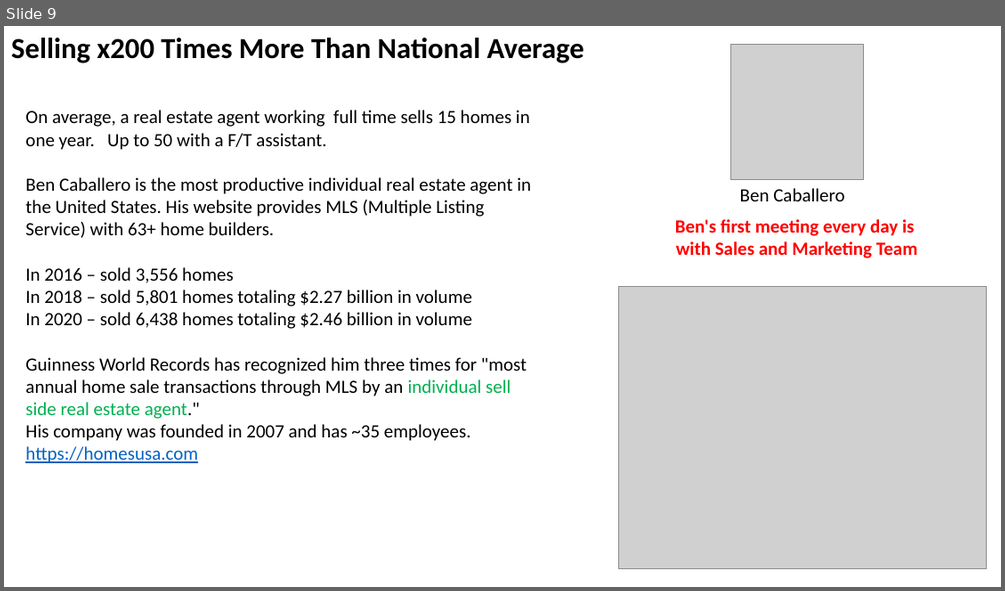
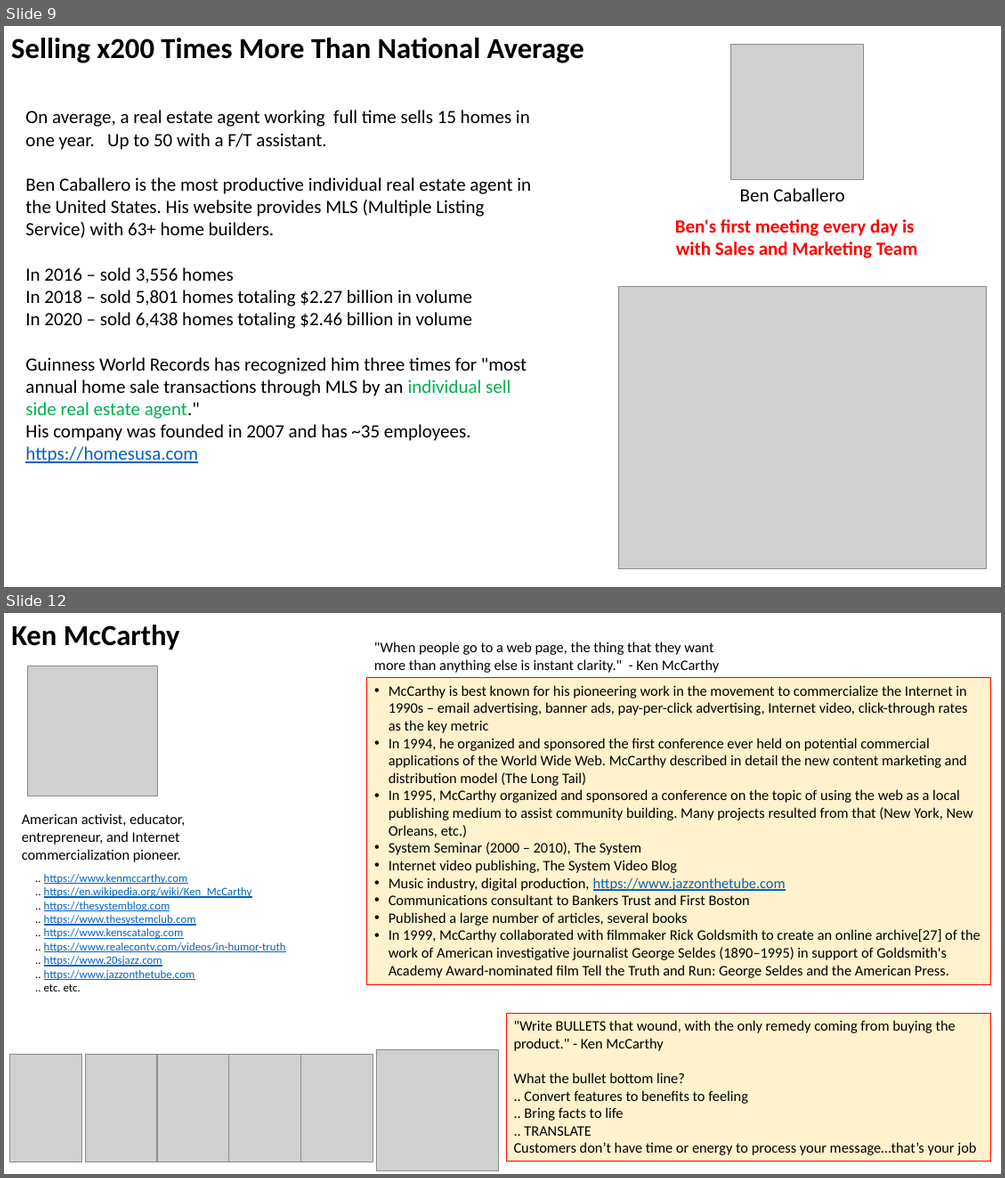
Before and after one commit to lselector/marketing, a slide deck: Marketing.pptx. Shown one above the other, each under a label of ours: slide 9 before the commit, slides 9 and 12 after it; the slides between them are not shown. The pictures are 1005x591 and 1005x1178 pixels, drawn with LibreOffice and Linux fonts; fonts in the diff are those of the drawing; grey boxes stand for pictures. Boxes give left, top, right and bottom in pixels: in the first picture for what was removed or moved away, otherwise in the second. Text is boxed around its words. In the diff, an @@ line names an element or a change of style, - is before the commit and + after.

```diff
--- a/Marketing.pptx
+++ b/Marketing.pptx
@@ slide 12 added at (4,613,1001,1174), background #FFFFFF @@
@@ text added at (11,625,180,649), 28 pt, text #000000, bold @@
+Ken McCarthy
@@ text added at (374,641,719,673), 14 pt, text #000000 @@
+"When people go to a web page, the thing that they want more than anything else is instant clarity." - Ken McCarthy
@@ picture added at (28,666,158,796) @@
@@ rectangle added at (367,678,990,985), fill #FFF2CC, outline #FF0000 0.75 pt, 14 pt, text #000000 @@
+• McCarthy is best known for his pioneering work in the movement to commercialize the Internet in 1990s – email advertising, banner ads, pay-per-click advertising, Internet video, click-through rates as the key metric
+• In 1994, he organized and sponsored the first conference ever held on potential commercial applications of the World Wide Web. McCarthy described in detail the new content marketing and distribution model (The Long Tail)
+• In 1995, McCarthy organized and sponsored a conference on the topic of using the web as a local publishing medium to assist community building. Many projects resulted from that (New York, New Orleans, etc.)
+• System Seminar (2000 – 2010), The System
+• Internet video publishing, The System Video Blog
+• Music industry, digital production, https://www.jazzonthetube.com
+• Communications consultant to Bankers Trust and First Boston
+• Published a large number of articles, several books
+• In 1999, McCarthy collaborated with filmmaker Rick Goldsmith to create an online archive[27] of the work of American investigative journalist George Seldes (1890–1995) in support of Goldsmith's Academy Award-nominated film Tell the Truth and Run: George Seldes and the American Press.
@@ text added at (22,813,185,862), 14 pt, text #000000 @@
+American activist, educator, entrepreneur, and Internet commercialization pioneer.
@@ text added at (44,874,286,991), 11 pt, text #0563C1, underline @@
+.. https://www.kenmccarthy.com
+.. https://en.wikipedia.org/wiki/Ken_McCarthy
+.. https://thesystemblog.com
+.. https://www.thesystemclub.com
+.. https://www.kenscatalog.com
+.. https://www.realecontv.com/videos/in-humor-truth
+.. https://www.20sjazz.com
+.. https://www.jazzonthetube.com
+.. etc. etc.
@@ rectangle added at (507,1013,991,1162), fill #FFF2CC, outline #FF0000 0.75 pt, 14 pt, text #000000 @@
+"Write BULLETS that wound, with the only remedy coming from buying the product." - Ken McCarthy
+What the bullet bottom line?
+.. Convert features to benefits to feeling
+.. Bring facts to life
+.. TRANSLATE
+Customers don’t have time or energy to process your message…that’s your job
@@ picture added at (10,1054,81,1162) @@
@@ picture added at (86,1054,157,1162) @@
@@ picture added at (157,1054,229,1162) @@
@@ picture added at (229,1054,301,1162) @@
@@ picture added at (301,1054,372,1162) @@
@@ picture added at (377,1050,499,1171) @@
```
Also in this commit, not shown: 2 slides changed, 3 other slides added.
